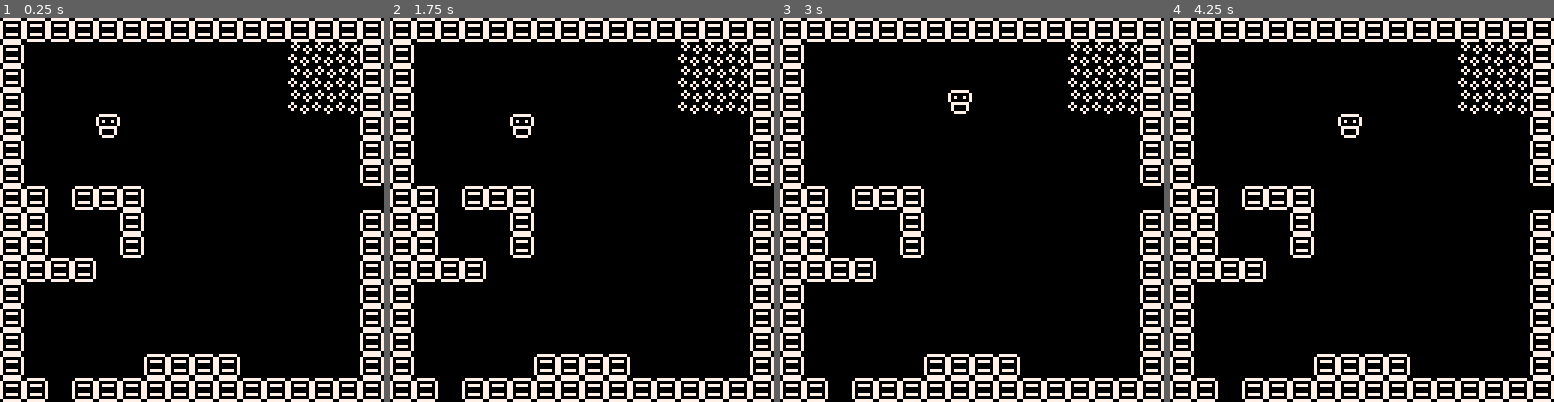
Above: before the commit, frames 1-4 (left to right).
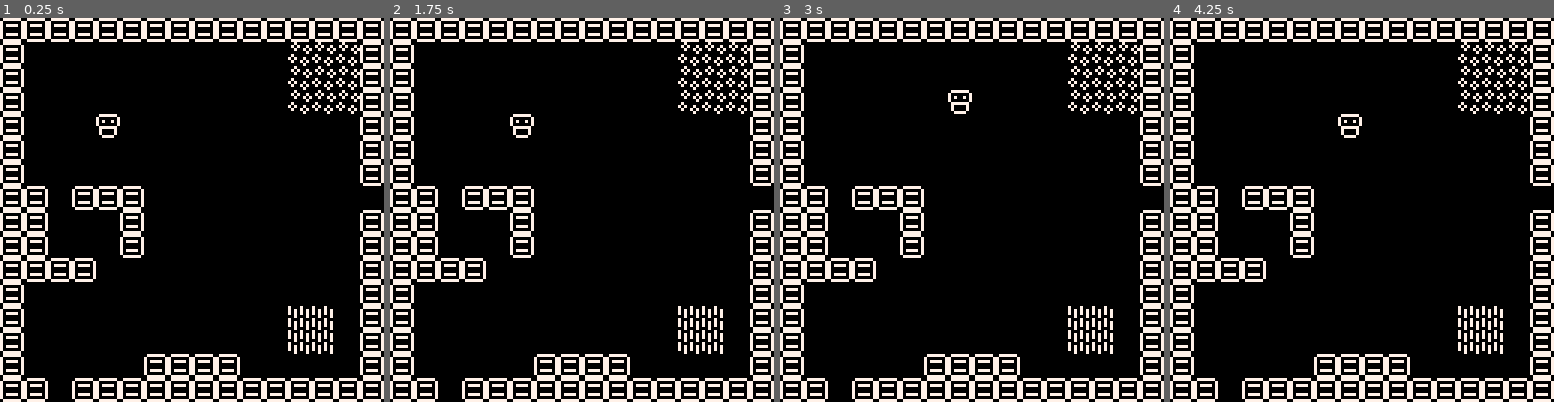
Above: after the commit, the same moments.

Repository: thomasmichaelwallace/another-moonshot
Game: PICO-8 cartridge moonshot.p8
The game is run twice, just before and just after one commit, with the same random seed, the same clock (stepped at 60 frames per second) and the same inputs.
Inputs:
- Up to frame 1 (0.25 s): no input
- Up to frame 2 (1.75 s): tap O (Z key) at 0.7, 1.7 s; hold Right from 1.6 s (still down)
- Up to frame 3 (3 s): release Right at 2.1 s; tap O (Z key) at 2.1, 2.5, 2.9 s; hold Up 2.15-2.42 s; hold Right from 2.47 s (still down)
- Up to frame 4 (4.25 s): release Right at 3.03 s; hold Left 3.08-3.58 s; tap O (Z key) at 3.3, 3.7, 4.1 s; hold Down 3.63-3.97 s; hold Right from 4.02 s (still down)

The runs differ from the first frame. In frame 1, 0.6% of the frame differs, in the area x 75-87%, y 75-88%; in frame 2, 0.6%; in frame 3, 0.6%; in frame 4, 0.6%.

Commit message:
chore: prototype mapping

Diff:
--- a/moonshot.p8
+++ b/moonshot.p8
@@ -4,14 +4,17 @@
 --another moonshot
 --thomas michael wallace
 
-px=32
-py=32
+px=0
+py=0
 mx=1
 my=1
+d=0
 
 function _init()
  px=32
  py=32
+ palt(14,true)
+ palt(0,false)
 end
 
 function _update()
@@ -19,13 +22,18 @@
  local y=py
  if(btnp(0))then
   x-=8
+  d=0
  elseif(btnp(1))then
   x+=8
+  d=1
  elseif(btnp(2))then
   y-=8
+  d=2
  elseif(btnp(3))then
   y+=8
+  d=3
  end
+
  local m=mget((mx-1)*16+x/8,(my-1)*16+y/8)
  if(fget(m,1)==true)then
   _init()
@@ -46,6 +54,24 @@
    my+=1
   end
  end
+
+ x=px
+ y=py
+ if(btnp(4))then
+  if(d==0)then
+   x-=8
+  elseif(d==1)then
+   x+=8
+  elseif(d==2)then
+   y-=8
+  elseif(d==3)then
+   y+=8
+  end
+  m=mget((mx-1)*16+x/8,(my-1)*16+y/8)
+  if(fget(m,2))then
+   mset((mx-1)*16+x/8,(my-1)*16+y/8,m+1)
+  end
+ end
 end
 
 function _draw()
@@ -54,24 +80,24 @@
  spr(1,px,py)
 end
 __gfx__
-00000000077777700000000000000000000000000000000000000000000000000000000000000000000000000000000000000000000000000000000000000000
-00000000700000070000000000000000000000000000000000000000000000000000000000000000000000000000000000000000000000000000000000000000
-00700700707007070000000000000000000000000000000000000000000000000000000000000000000000000000000000000000000000000000000000000000
-00077000700000070000000000000000000000000000000000000000000000000000000000000000000000000000000000000000000000000000000000000000
-00077000077777700000000000000000000000000000000000000000000000000000000000000000000000000000000000000000000000000000000000000000
-00700700070000700000000000000000000000000000000000000000000000000000000000000000000000000000000000000000000000000000000000000000
-00000000070000700000000000000000000000000000000000000000000000000000000000000000000000000000000000000000000000000000000000000000
-00000000007777000000000000000000000000000000000000000000000000000000000000000000000000000000000000000000000000000000000000000000
-07777770007000000000000000000000000000000000000000000000000000000000000000000000000000000000000000000000000000000000000000000000
-70000007070700700000000000000000000000000000000000000000000000000000000000000000000000000000000000000000000000000000000000000000
-70777707007007070000000000000000000000000000000000000000000000000000000000000000000000000000000000000000000000000000000000000000
-70000007000000700000000000000000000000000000000000000000000000000000000000000000000000000000000000000000000000000000000000000000
-70000007070000000000000000000000000000000000000000000000000000000000000000000000000000000000000000000000000000000000000000000000
-70777707707007000000000000000000000000000000000000000000000000000000000000000000000000000000000000000000000000000000000000000000
-70000007070070700000000000000000000000000000000000000000000000000000000000000000000000000000000000000000000000000000000000000000
-07777770000007000000000000000000000000000000000000000000000000000000000000000000000000000000000000000000000000000000000000000000
+00000000e777777e7eee7eeeeeeeeeeeeeeeeeee0000000000000000000000000000000000000000000000000000000000000000000000000000000000000000
+00000000700000077e7e7e7eeeeeeeeeeeeeeeee0000000000000000000000000000000000000000000000000000000000000000000000000000000000000000
+00700700707007077e7e7e7e7eee7eeeeee77eee0000000000000000000000000000000000000000000000000000000000000000000000000000000000000000
+0007700070000007ee7eee7eee7eee7eee7077ee0000000000000000000000000000000000000000000000000000000000000000000000000000000000000000
+00077000e777777e7eee7eeeeeeeeeeeee7777ee0000000000000000000000000000000000000000000000000000000000000000000000000000000000000000
+00700700e700007e7e7e7e7eeeeeeeeeeee77eee0000000000000000000000000000000000000000000000000000000000000000000000000000000000000000
+00000000e700007e7e7e7e7e7eee7eeeeeeeeeee0000000000000000000000000000000000000000000000000000000000000000000000000000000000000000
+00000000ee7777eeee7eee7eee7eee7eeeeeeeee0000000000000000000000000000000000000000000000000000000000000000000000000000000000000000
+e777777eee7eeeee0000000000000000000000000000000000000000000000000000000000000000000000000000000000000000000000000000000000000000
+70000007e707ee7e0000000000000000000000000000000000000000000000000000000000000000000000000000000000000000000000000000000000000000
+70777707ee7ee7070000000000000000000000000000000000000000000000000000000000000000000000000000000000000000000000000000000000000000
+70000007eeeeee7e0000000000000000000000000000000000000000000000000000000000000000000000000000000000000000000000000000000000000000
+70000007e7eeeeee0000000000000000000000000000000000000000000000000000000000000000000000000000000000000000000000000000000000000000
+70777707707ee7ee0000000000000000000000000000000000000000000000000000000000000000000000000000000000000000000000000000000000000000
+70000007e7ee707e0000000000000000000000000000000000000000000000000000000000000000000000000000000000000000000000000000000000000000
+e777777eeeeee7ee0000000000000000000000000000000000000000000000000000000000000000000000000000000000000000000000000000000000000000
 __gff__
-0000000000000000000000000000000001020000000000000000000000000000000000000000000000000000000000000000000000000000000000000000000000000000000000000000000000000000000000000000000000000000000000000000000000000000000000000000000000000000000000000000000000000000
+0000040000000000000000000000000001020000000000000000000000000000000000000000000000000000000000000000000000000000000000000000000000000000000000000000000000000000000000000000000000000000000000000000000000000000000000000000000000000000000000000000000000000000
 0000000000000000000000000000000000000000000000000000000000000000000000000000000000000000000000000000000000000000000000000000000000000000000000000000000000000000000000000000000000000000000000000000000000000000000000000000000000000000000000000000000000000000
 __map__
 1010101010101010101010101010101000000000000000000000000000000000000000000000000000000000000000000000000000000000000000000000000000000000000000000000000000000000000000000000000000000000000000000000000000000000000000000000000000000000000000000000000000000000
@@ -86,8 +112,8 @@
 1010000000100000000000000000001010000000001000000000000000000000000000000000000000000000000000000000000000000000000000000000000000000000000000000000000000000000000000000000000000000000000000000000000000000000000000000000000000000000000000000000000000000000
 1010101000000000000000000000001010000000001000000000000000000000000000000000000000000000000000000000000000000000000000000000000000000000000000000000000000000000000000000000000000000000000000000000000000000000000000000000000000000000000000000000000000000000
 1000000000000000000000000000001010000000001000000000000000000000000000000000000000000000000000000000000000000000000000000000000000000000000000000000000000000000000000000000000000000000000000000000000000000000000000000000000000000000000000000000000000000000
-1000000000000000000000000000001010000000001000000000000000000000000000000000000000000000000000000000000000000000000000000000000000000000000000000000000000000000000000000000000000000000000000000000000000000000000000000000000000000000000000000000000000000000
-1000000000000000000000000000001010101010001000000000000000000000000000000000000000000000000000000000000000000000000000000000000000000000000000000000000000000000000000000000000000000000000000000000000000000000000000000000000000000000000000000000000000000000
+1000000000000000000000000202001010000000001000000000000000000000000000000000000000000000000000000000000000000000000000000000000000000000000000000000000000000000000000000000000000000000000000000000000000000000000000000000000000000000000000000000000000000000
+1000000000000000000000000202001010101010001000000000000000000000000000000000000000000000000000000000000000000000000000000000000000000000000000000000000000000000000000000000000000000000000000000000000000000000000000000000000000000000000000000000000000000000
 1000000000001010101000000000001000000010001000000000000000000000000000000000000000000000000000000000000000000000000000000000000000000000000000000000000000000000000000000000000000000000000000000000000000000000000000000000000000000000000000000000000000000000
 1010001010101010101010101010101000000010001000000000000000000000000000000000000000000000000000000000000000000000000000000000000000000000000000000000000000000000000000000000000000000000000000000000000000000000000000000000000000000000000000000000000000000000
 1010001010101010101010101000000000000010001000000000000000000000000000000000000000000000000000000000000000000000000000000000000000000000000000000000000000000000000000000000000000000000000000000000000000000000000000000000000000000000000000000000000000000000
